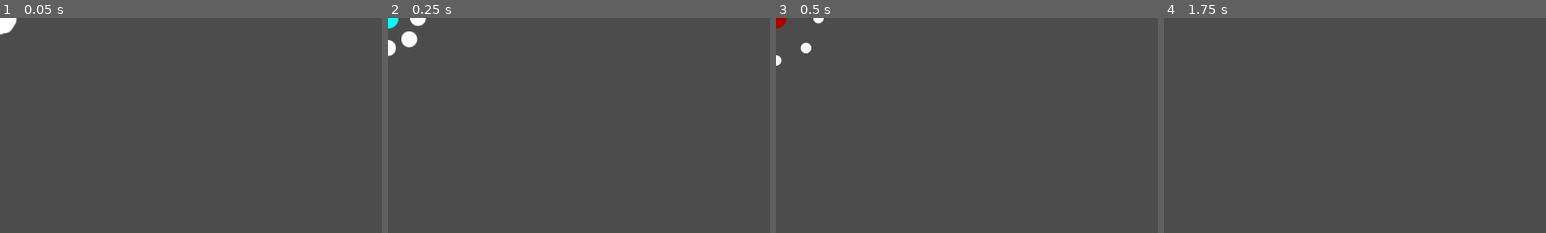
Above: before the commit, frames 1-4 (left to right).
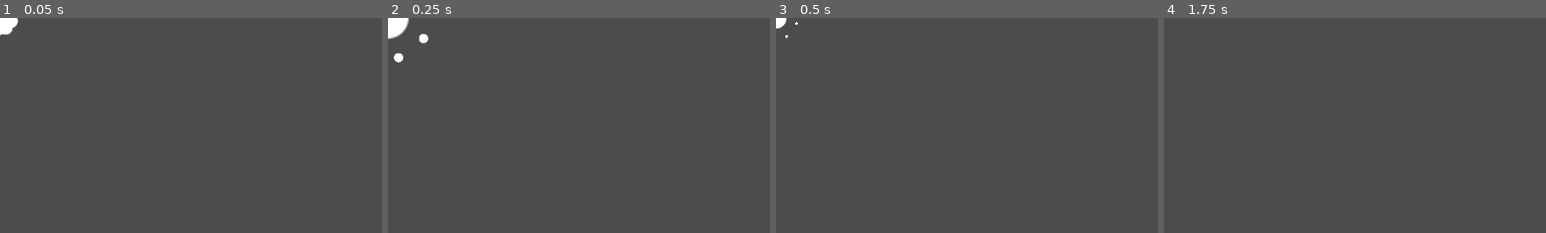
Above: after the commit, the same moments.

Repository: jokw1228/Slay_The_Circle
Game: Godot game, scene res://scenes/bombs/bombeffects/BombExplodedEffect.tscn
Two runs of this game, one before a commit and one after it. Both use one fixed random seed, a clock stepped at 60 frames per second and the inputs below. This scene is started directly instead of the project's main scene.
Inputs (mouse positions are % of the whole screen's width and height, from its top left):
- Up to frame 1 (0.05 s): no input
- Up to frame 2 (0.25 s): no input
- Up to frame 3 (0.5 s): no input
- Up to frame 4 (1.75 s): move the mouse to (72, 45) at 0.52 s; click (72, 45) at 0.67 s; tap Enter at 1.25 s; move the mouse to (30, 55) at 1.27 s; click (30, 55) at 1.42 s
The pictures show only the part of the screen within x 0-50%, y 0-50%; the shares and areas given below are measured in that part.

The runs differ from the first frame. In frame 1, less than 0.1% of the frame differs, in the area x 0-5%, y 0-8%; in frame 2, 1.2%, in the area x 0-11%, y 0-21%; in frame 3, 0.4%; in frame 4, nothing differs.

Commit message:
BombExplodedEffect 수정

Diff:
--- a/scenes/bombs/bombeffects/BombDeathEffect.gd
+++ b/scenes/bombs/bombeffects/BombDeathEffect.gd
@@ -1,9 +1,9 @@
 extends Sprite2D
 class_name BombDeathEffect
 
+const end_time = 0.6
 const max_radius = 64
 const max_angle = PI
-const end_time = 1.0
 
 var elapsed_time: float = 0.0
 var angle_offset: float = 0.0
@@ -17,7 +17,7 @@
 	'''
 
 	var tween_scale: Tween = get_tree().create_tween()
-	tween_scale.tween_property(self, "scale", Vector2.ZERO, end_time)
+	tween_scale.tween_property(self, "scale", Vector2(0, 0), end_time)
 
 
 
--- a/scenes/bombs/bombeffects/BombDeathEffect.tscn
+++ b/scenes/bombs/bombeffects/BombDeathEffect.tscn
@@ -4,5 +4,6 @@
 [ext_resource type="Script" path="res://scenes/bombs/bombeffects/BombDeathEffect.gd" id="2_ibqgy"]
 
 [node name="BombDeathEffect" type="Sprite2D"]
+scale = Vector2(0.75, 0.75)
 texture = ExtResource("1_c0a7b")
 script = ExtResource("2_ibqgy")
--- a/scenes/bombs/bombeffects/BombExplodedEffect.gd
+++ b/scenes/bombs/bombeffects/BombExplodedEffect.gd
@@ -5,41 +5,16 @@
 
 @export var sprite: Sprite2D
 
-var red_circle_radius: float = 0.0
+const end_time = 0.6
+const max_scale = 2
 
-const end_time = 1.0
+var elapsed_time: float = 0.0
 
 func _ready():
-	sprite_effect()
 	death_effect()
+
 	await get_tree().create_timer(end_time).timeout
 	queue_free()
-
-func sprite_effect():
-	const delay = 0.08
-
-	var theme_color: Color = PlayingFieldInterface.get_theme_color()
-	# color inversion
-	#sprite.modulate = Color(1-theme_color.r, 1-theme_color.g, 1-theme_color.b, 1)
-	# Seonghyeon's Algorithm
-	sprite.modulate = Color((theme_color.r+theme_color.g+theme_color.b)/3, 0, 0, 1)
-	await get_tree().create_timer(delay).timeout
-	sprite.modulate = theme_color
-	await get_tree().create_timer(delay).timeout
-	sprite_effect()
-
-func circle_effect():
-	var tween_red_circle_radius_up: Tween = get_tree().create_tween()
-	tween_red_circle_radius_up.set_ease(Tween.EASE_OUT)
-	tween_red_circle_radius_up.set_trans(Tween.TRANS_CUBIC)
-	tween_red_circle_radius_up.tween_property(self, "red_circle_radius", 64, end_time / 2.0)
-
-	await tween_red_circle_radius_up.finished
-
-	var tween_red_circle_radius_down: Tween = get_tree().create_tween()
-	tween_red_circle_radius_down.set_ease(Tween.EASE_IN)
-	tween_red_circle_radius_down.set_trans(Tween.TRANS_CUBIC)
-	tween_red_circle_radius_down.tween_property(self, "red_circle_radius", 0, end_time / 2.0)
 
 func death_effect():
 	const death_effect_count = 8
@@ -48,8 +23,7 @@
 		inst.angle_offset = 2*PI * i / death_effect_count
 		add_child(inst)
 
-func _draw():
-	draw_arc(Vector2.ZERO, red_circle_radius, 0, 2*PI, 256, Color(1,0,0,0.6), 8.0, true)
-
-func _process(_delta):
-	queue_redraw()
+func _process(delta):
+	elapsed_time += delta
+	var scale_value: float = max_scale * sin(PI*elapsed_time/end_time)
+	sprite.scale = Vector2(scale_value, scale_value)
Binary file changed: best_record.dat
